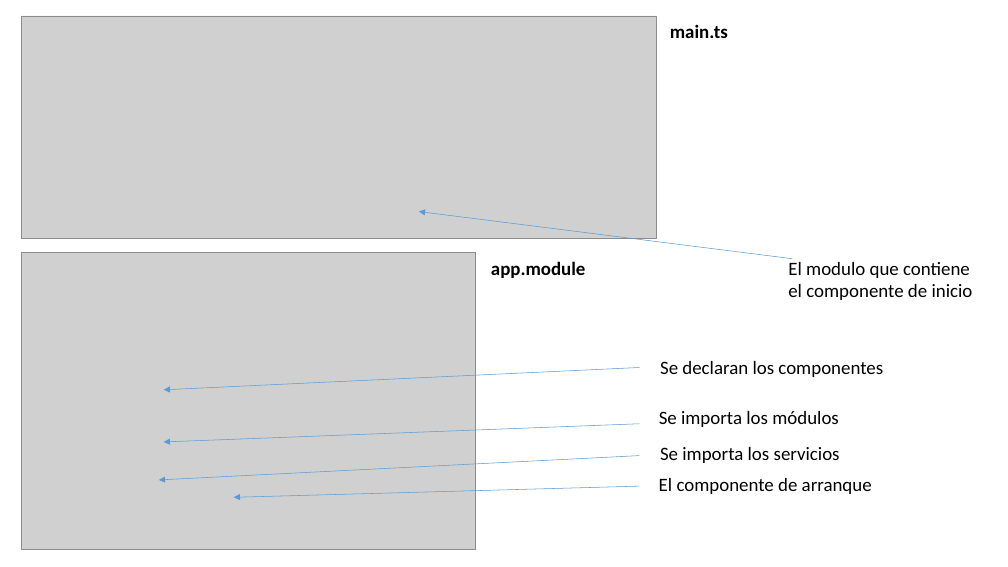
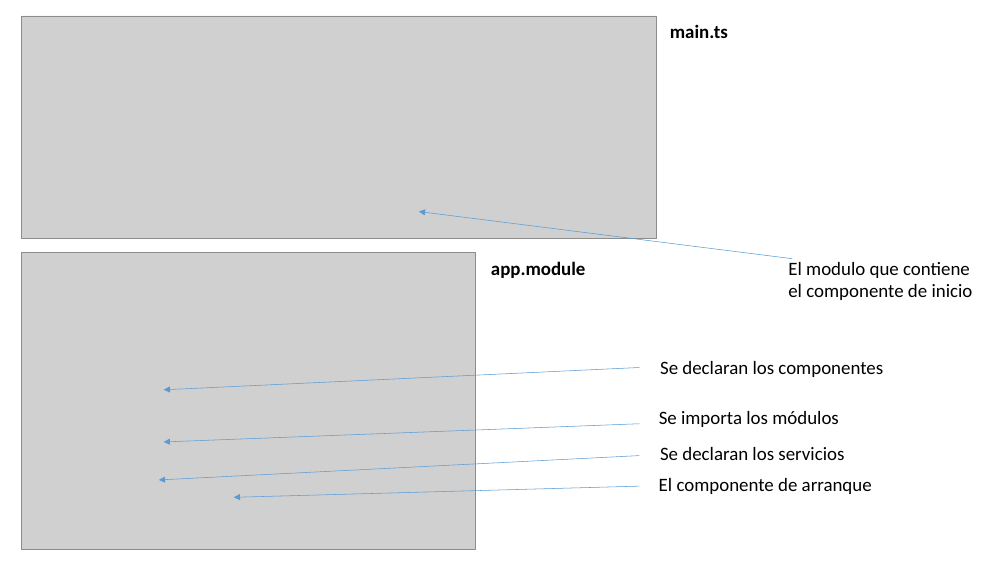
Before and after one commit to Jviejo/frontent, a slide deck: slide 10 of doc/pec3.pptx. Drawn at 1008x567 pixels with LibreOffice and Linux fonts; fonts in the diff are those of the drawing; grey boxes stand for pictures. Boxes give left, top, right and bottom in pixels: in the first picture for what was removed or moved away, otherwise in the second. Text is boxed around its words. In the diff, an @@ line names an element or a change of style, - is before the commit and + after.

```diff
--- a/doc/pec3.pptx
+++ b/doc/pec3.pptx
@@ text at box(660, 447, 844, 460): text changed @@
-Se importa los servicios
+Se declaran los servicios
```
Also in this commit, not shown: 1 other slide changed, 4 slides added, 1 slide removed, 27 other files.
